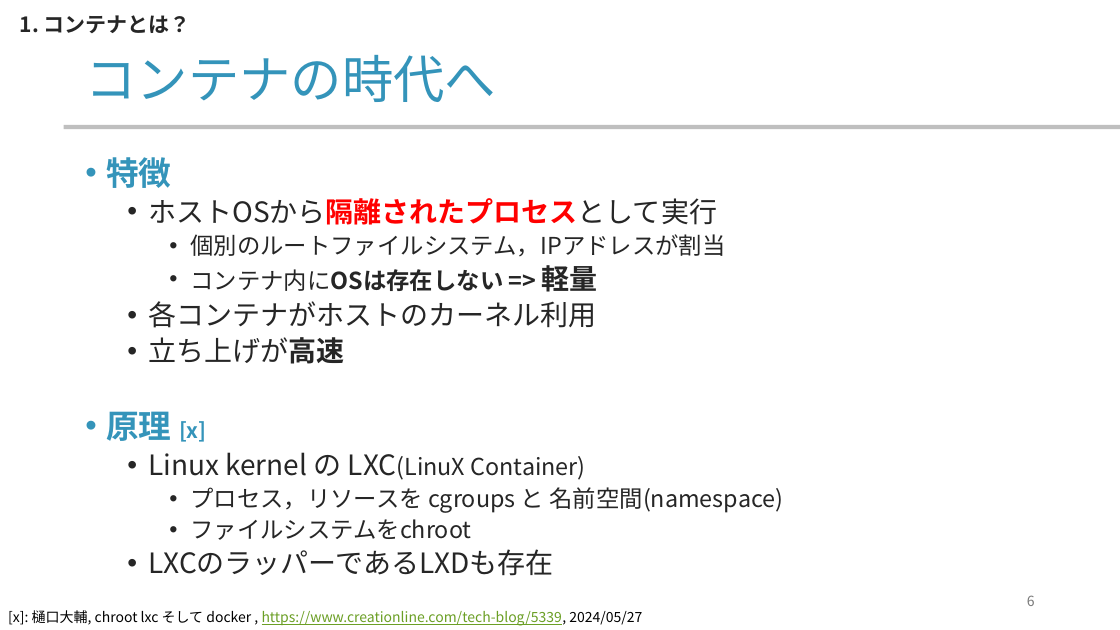
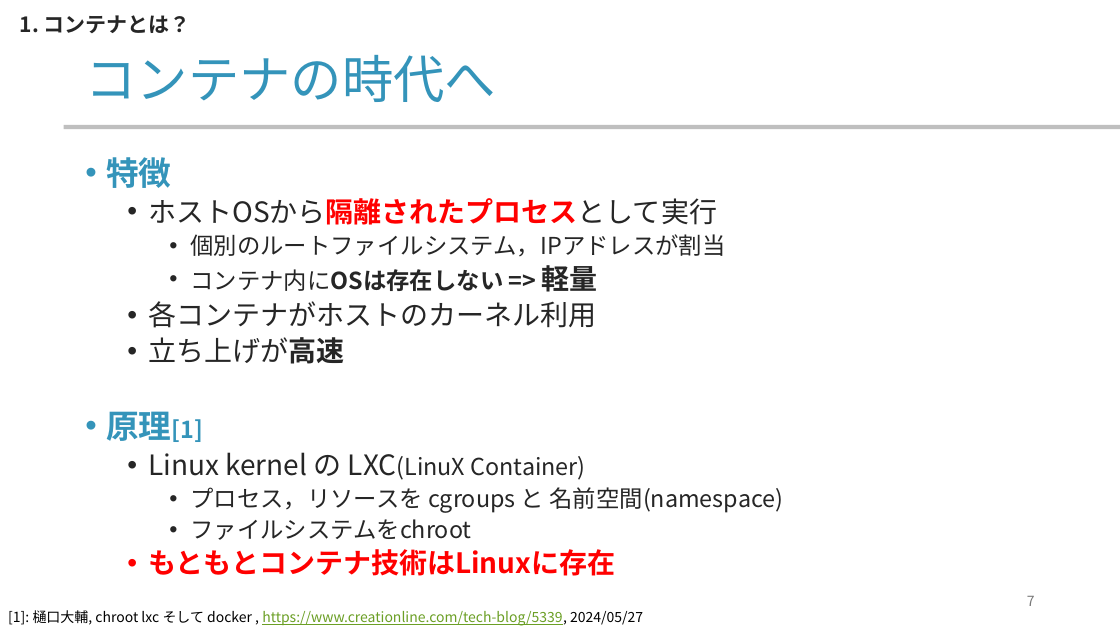
Before and after one commit to yamada-ai/java-prac, a slide deck: slide 7 of docker-container.pptx (slide 6 before the commit). Drawn at 1120x630 pixels with LibreOffice and Linux fonts; fonts in the diff are those of the drawing; background and template pictures are left out. Boxes give left, top, right and bottom in pixels: in the first picture for what was removed or moved away, otherwise in the second. Text is boxed around its words. In the diff, an @@ line names an element or a change of style, - is before the commit and + after.

Commit message:
pptx docker last

```diff
--- a/docker-container.pptx
+++ b/docker-container.pptx
@@ text at (x1=106, y1=411, x2=203, y2=442): text changed; size 18 to 20 pt @@
-• 原理 [x]
+• 原理[1]
@@ text at (x1=148, y1=549, x2=615, y2=576): text changed; text colour #262626 to #FF0000; bold on @@
-  • LXCのラッパーであるLXDも存在
+  • もともとコンテナ技術はLinuxに存在
@@ page number at (x1=1027, y1=596, x2=1035, y2=606): text changed @@
-6
+7
@@ text at (x1=8, y1=610, x2=643, y2=626): text changed @@
-[x]: 樋口大輔, chroot lxc そして docker , https://www.creationline.com/tech-blog/5339, 2024/05/27
+[1]: 樋口大輔, chroot lxc そして docker , https://www.creationline.com/tech-blog/5339, 2024/05/27
```
Also in this commit, not shown: 13 other slides changed, 5 slides added, 1 slide removed.
